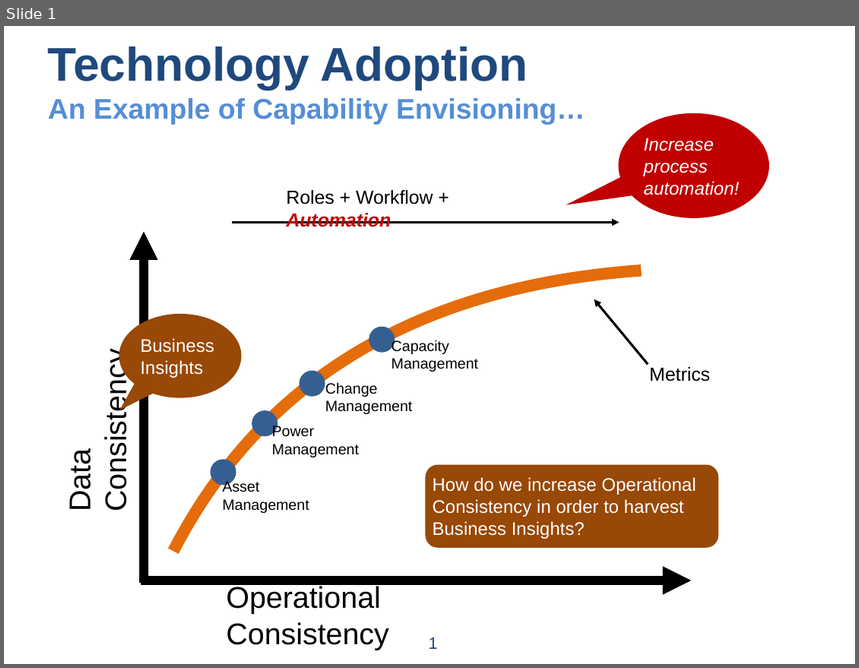
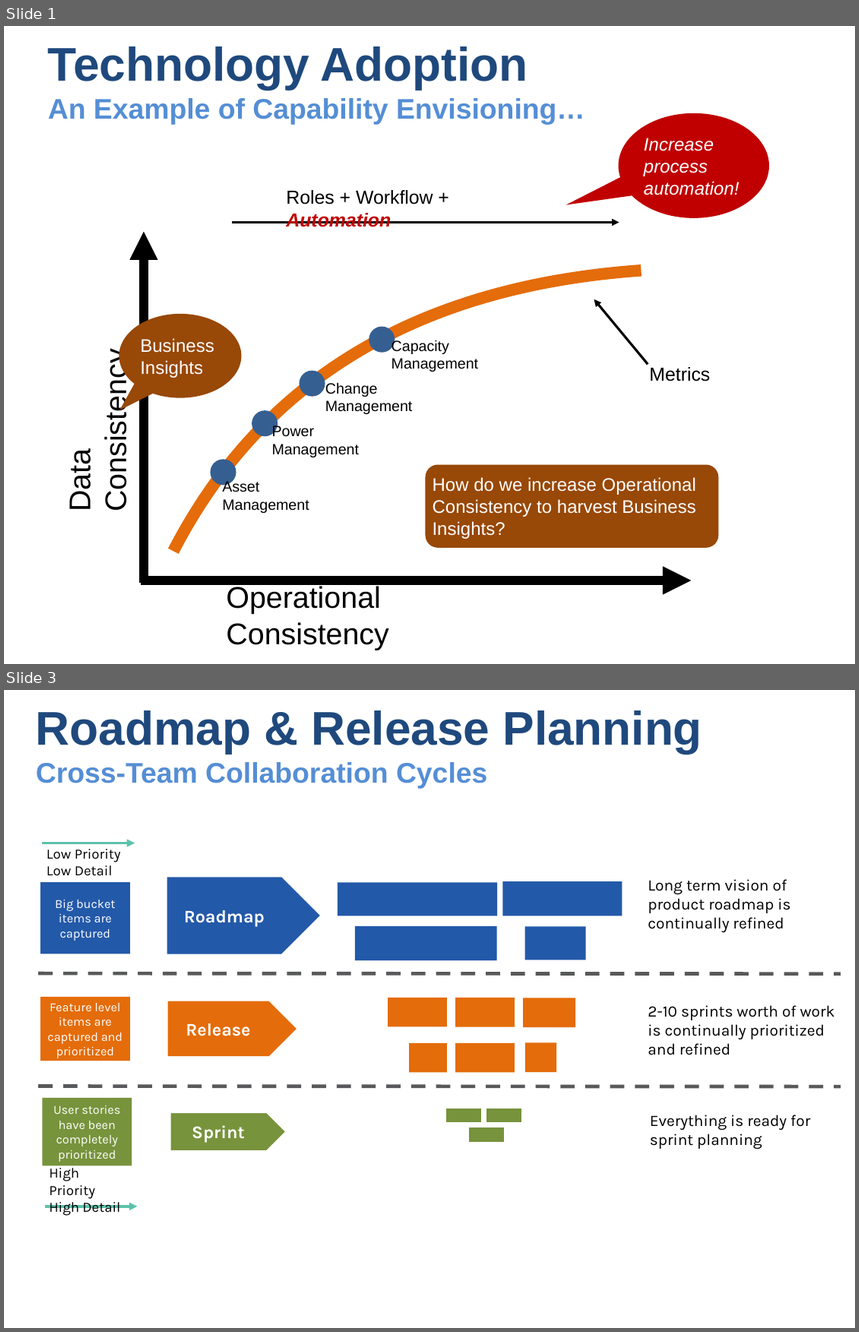
Before and after one commit to UsefulEngines/RolesWorkflowAutomation, a slide deck: RolesWorkflowAutomation.pptx. Shown one above the other, each under a label of ours: slide 1 before the commit, slides 1 and 3 after it; the slides between them are not shown. The pictures are 859x668 and 859x1332 pixels, drawn with LibreOffice and Linux fonts; fonts in the diff are those of the drawing. Boxes give left, top, right and bottom in pixels: in the first picture for what was removed or moved away, otherwise in the second. Text is boxed around its words. In the diff, an @@ line names an element or a change of style, - is before the commit and + after.

```diff
--- a/RolesWorkflowAutomation.pptx
+++ b/RolesWorkflowAutomation.pptx
@@ slide 3 added at [4, 690, 855, 1328], background #FFFFFF @@
@@ text added at [36, 711, 702, 788], 24 pt, text #558ED5, bold @@
+Roadmap & Release Planning
+Cross-Team Collaboration Cycles
@@ arrow added from (42, 844) to (135, 844), #5DC2AA 2.25 pt @@
@@ text added at [47, 849, 121, 876], 12 pt, text #000000 @@
+Low Priority
+Low Detail
@@ rectangle added at [40, 882, 130, 954], fill #2359A9, 10.5 pt, text #FFFFFF @@
+Big bucket items are captured
@@ right arrow added at [167, 877, 321, 954], fill #2359A9, 15 pt, text #FFFFFF, bold @@
+Roadmap
@@ rectangle added at [338, 882, 498, 916], fill #2359A9 @@
@@ rectangle added at [503, 882, 622, 916], fill #2359A9 @@
@@ text added at [648, 879, 791, 932], 13.5 pt, text #000000 @@
+Long term vision of product roadmap is continually refined
@@ rectangle added at [354, 926, 496, 961], fill #2359A9 @@
@@ rectangle added at [525, 926, 585, 960], fill #2359A9 @@
@@ line added from (38, 973) to (841, 974), #58595B 3 pt dashed @@
@@ rectangle added at [40, 997, 130, 1061], fill #E46C0A, 10.5 pt, text #FFFFFF @@
+Feature level items are captured and prioritized
@@ right arrow added at [167, 1002, 296, 1057], fill #E46C0A, 15 pt, text #FFFFFF, bold @@
+Release
@@ rectangle added at [388, 998, 446, 1027], fill #E46C0A @@
@@ rectangle added at [455, 998, 514, 1027], fill #E46C0A @@
@@ rectangle added at [523, 998, 576, 1027], fill #E46C0A @@
@@ text added at [648, 1005, 835, 1056], 13.5 pt, text #000000 @@
+2-10 sprints worth of work is continually prioritized and refined
@@ rectangle added at [409, 1043, 448, 1072], fill #E46C0A @@
@@ rectangle added at [455, 1043, 514, 1072], fill #E46C0A @@
@@ rectangle added at [525, 1043, 557, 1072], fill #E46C0A @@
@@ line added from (38, 1087) to (841, 1087), #58595B 3 pt dashed @@
@@ rectangle added at [42, 1097, 132, 1166], fill #77933C, 10.5 pt, text #FFFFFF @@
+User stories have been completely prioritized
@@ right arrow added at [170, 1113, 287, 1151], fill #77933C, outline #FFFFFF 2 pt, 15 pt, text #FFFFFF, bold @@
+Sprint
@@ rectangle added at [445, 1107, 482, 1124], fill #77933C, outline #FFFFFF 2 pt @@
@@ rectangle added at [486, 1107, 523, 1124], fill #77933C, outline #FFFFFF 2 pt @@
@@ text added at [650, 1115, 810, 1149], 13.5 pt, text #000000 @@
+Everything is ready for sprint planning
@@ rectangle added at [468, 1127, 506, 1144], fill #77933C, outline #FFFFFF 2 pt @@
@@ text added at [49, 1166, 120, 1216], 12 pt, text #000000 @@
+High Priority
+High Detail
@@ arrow added from (45, 1207) to (138, 1207), #5DC2AA 2.25 pt @@
@@ slide 1 changed as well @@
@@ text in rounded rectangle at [433, 477, 696, 539]: text changed @@
-How do we increase Operational Consistency in order to harvest Business Insights?
+How do we increase Operational Consistency to harvest Business Insights?
@@ page number removed at [429, 638, 438, 649] @@
-1
```
Also in this commit, not shown: 1 other slide added.
